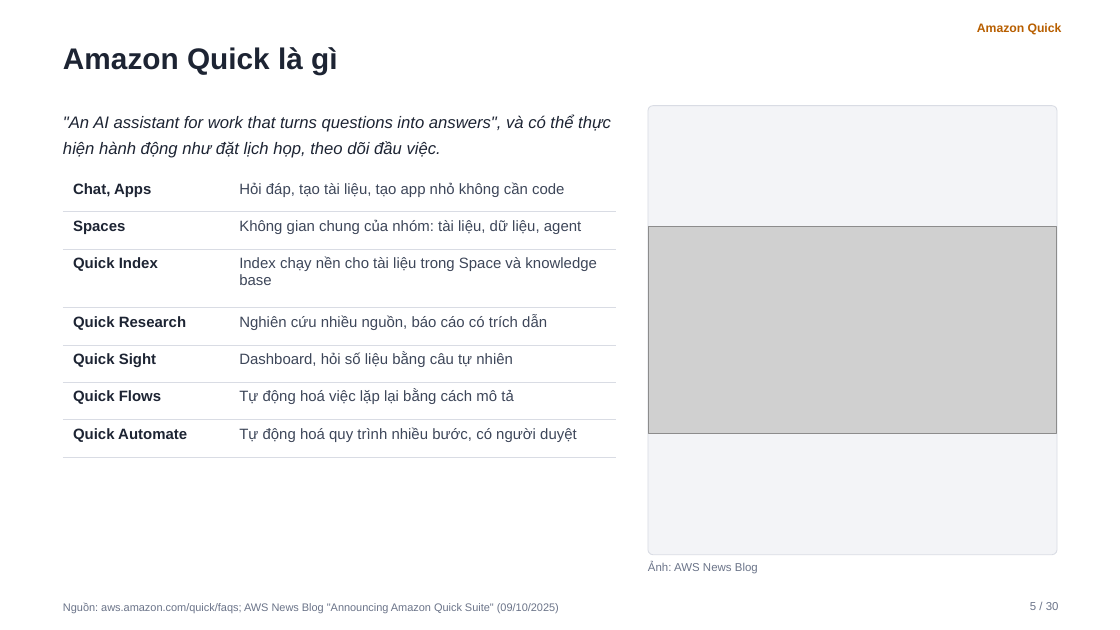
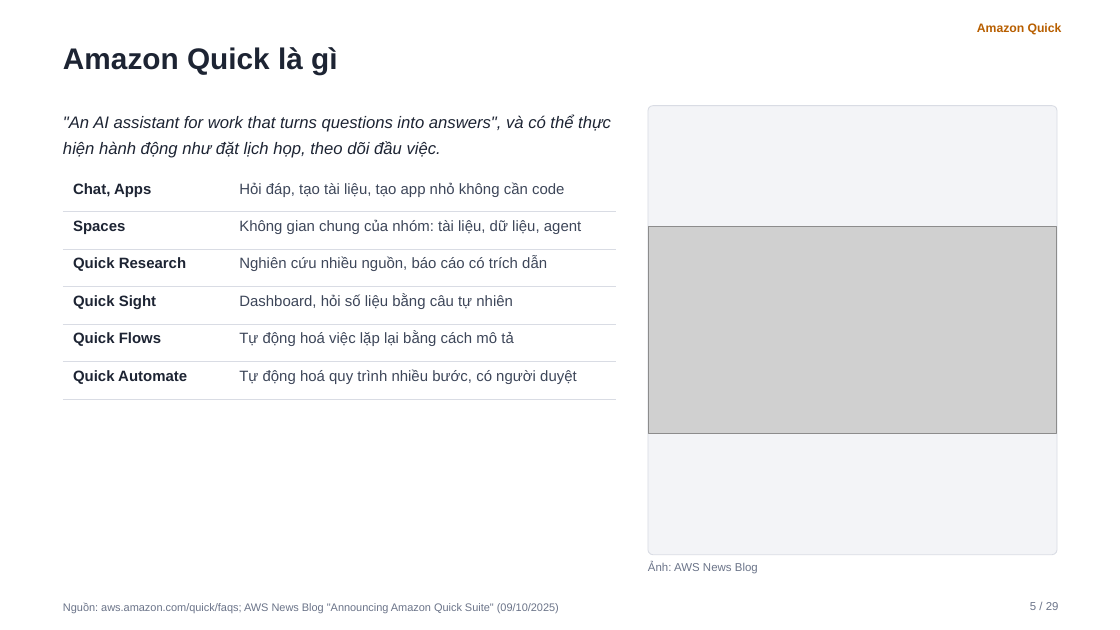
Before and after one commit to hiepnhoc/HiGa, a slide deck: slide 5 of public/slides/aws-kiro-quick/amazon-quick-va-kiro.pptx. Drawn at 1120x630 pixels with LibreOffice and Linux fonts; fonts in the diff are those of the drawing; grey boxes stand for pictures. Boxes give left, top, right and bottom in pixels: in the first picture for what was removed or moved away, otherwise in the second. Text is boxed around its words. In the diff, an @@ line names an element or a change of style, - is before the commit and + after.

```diff
--- a/public/slides/aws-kiro-quick/amazon-quick-va-kiro.pptx
+++ b/public/slides/aws-kiro-quick/amazon-quick-va-kiro.pptx
@@ table at [63, 175, 617, 388] @@
-row 3: Quick Index | Index chạy nền cho tài liệu trong Space và knowledge base
@@ text at [1030, 602, 1059, 610]: text changed @@
-5 / 30
+5 / 29
```
Also in this commit, not shown: 27 other slides changed, 1 slide removed, 3 other files.
